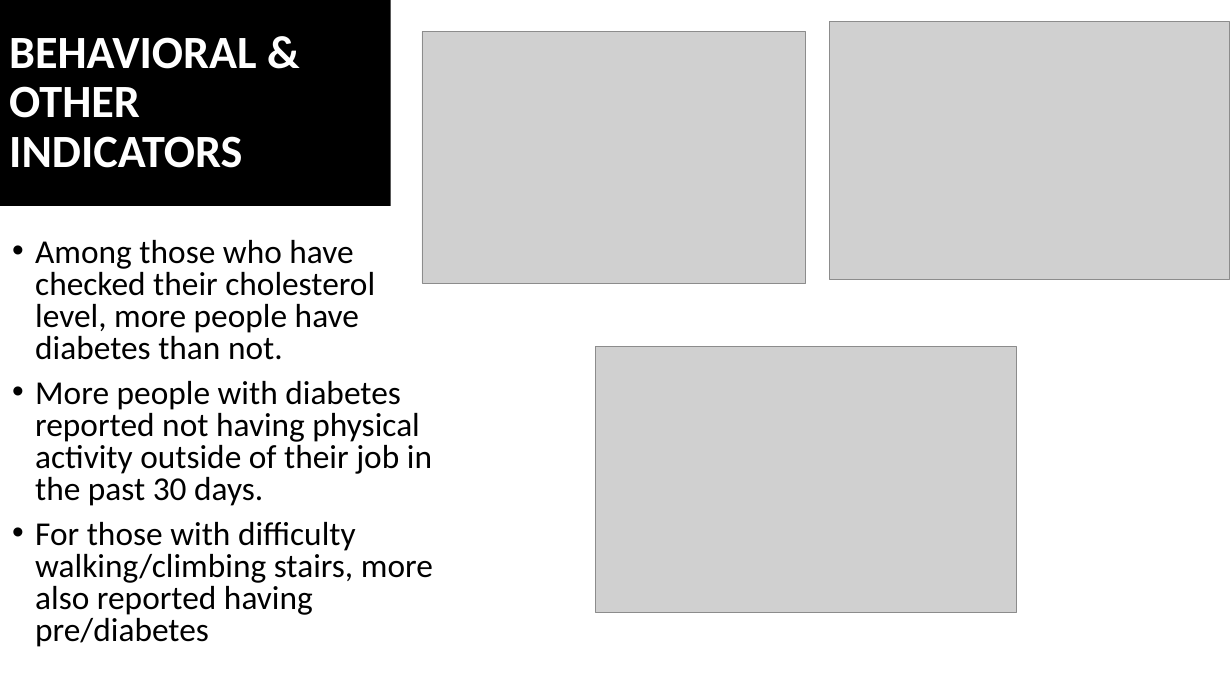
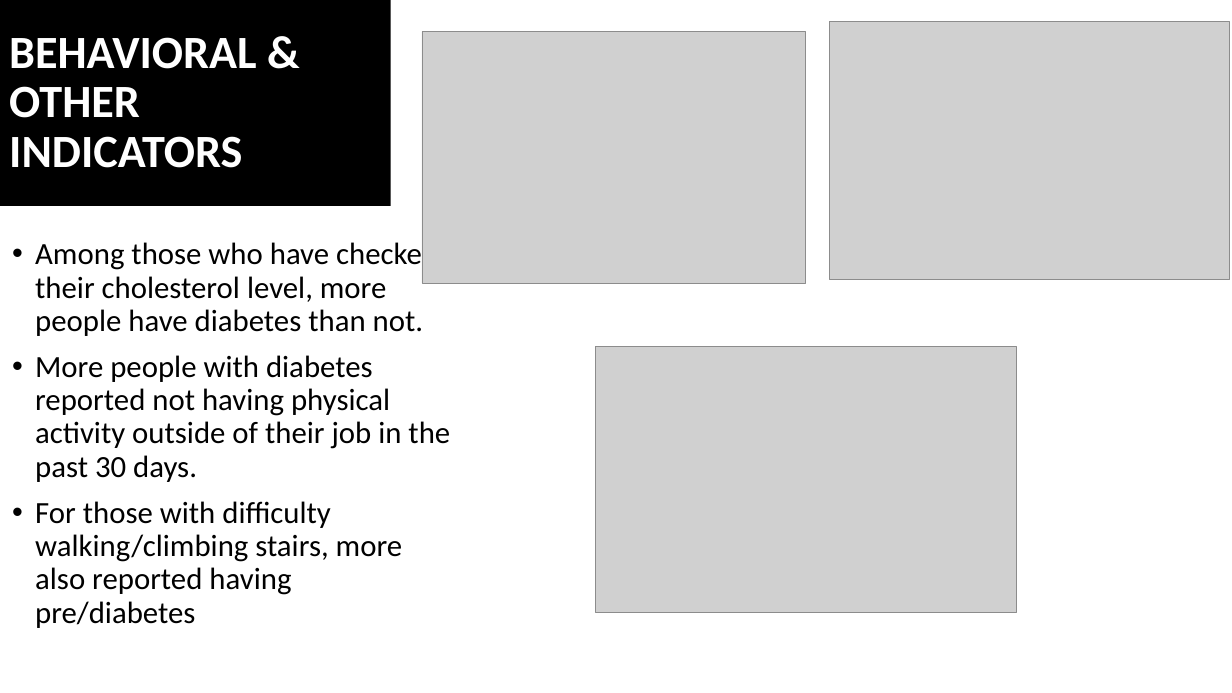
Before and after one commit to mohamedsillahkanu/intro_ds_5, a slide deck: slide 8 of EDA_graphs_ppt.pptx. Drawn at 1232x693 pixels with LibreOffice and Linux fonts; fonts in the diff are those of the drawing; grey boxes stand for pictures. Boxes give left, top, right and bottom in pixels: in the first picture for what was removed or moved away, otherwise in the second. Text is boxed around its words. In the diff, an @@ line names an element or a change of style, - is before the commit and + after.

```diff
--- a/EDA_graphs_ppt.pptx
+++ b/EDA_graphs_ppt.pptx
@@ text "Among those who have checked ..." at bbox=[35, 239, 450, 628]: size 26 to 24 pt; line spacing 0.8 to 0.9 @@
```
Also in this commit, not shown: 4 other files.
